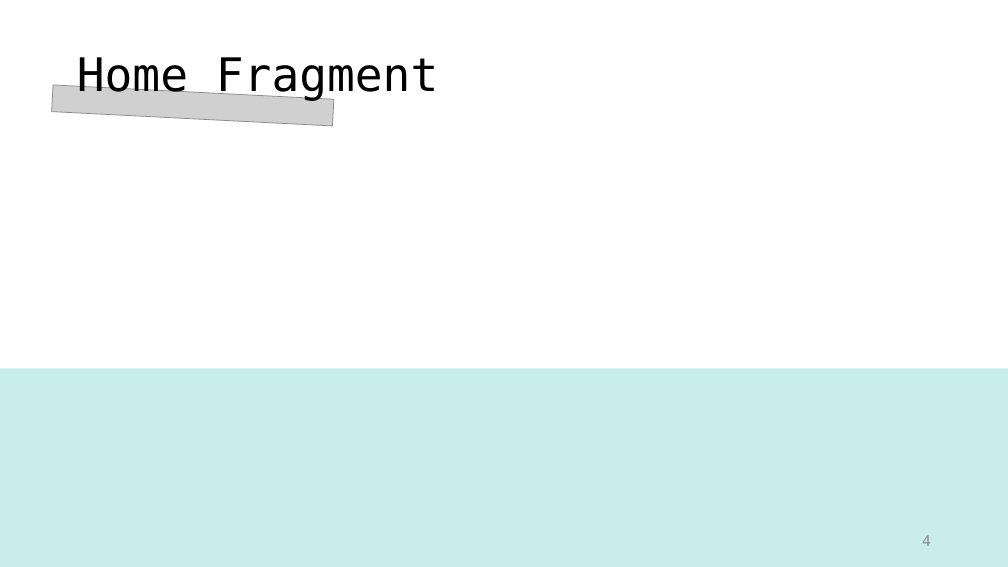
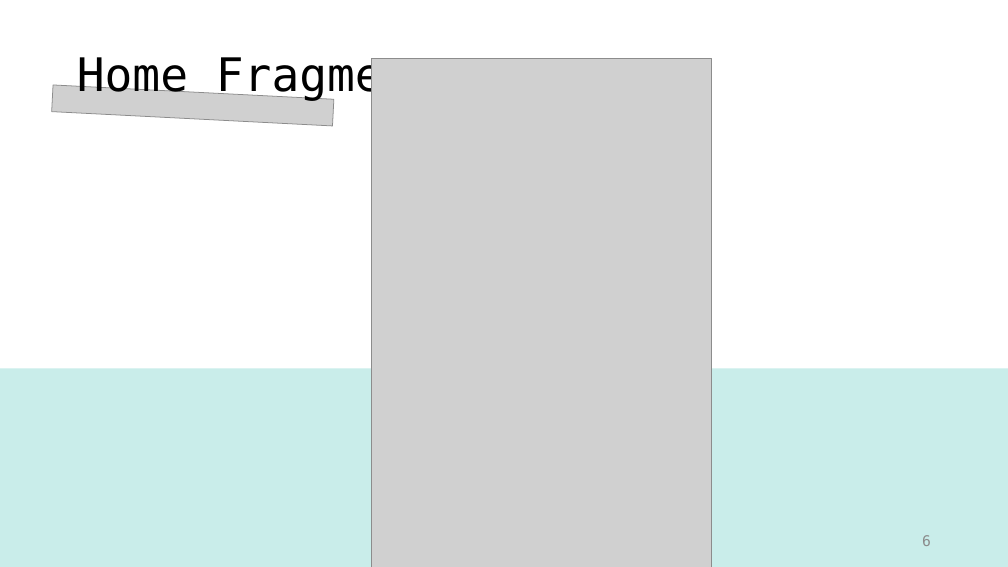
Before and after one commit to ccckyc/draw, a slide deck: slide 6 of Zoo.pptx (slide 4 before the commit). Drawn at 1008x567 pixels with LibreOffice and Linux fonts; fonts in the diff are those of the drawing; grey boxes stand for pictures. Boxes give left, top, right and bottom in pixels: in the first picture for what was removed or moved away, otherwise in the second. Text is boxed around its words. In the diff, an @@ line names an element or a change of style, - is before the commit and + after.

```diff
--- a/Zoo.pptx
+++ b/Zoo.pptx
@@ picture added at box(371, 58, 712, 567) @@
@@ page number at box(922, 535, 931, 546): text changed @@
-4
+6
```
Also in this commit, not shown: 2 other slides changed, 6 slides added, 1 other file.
